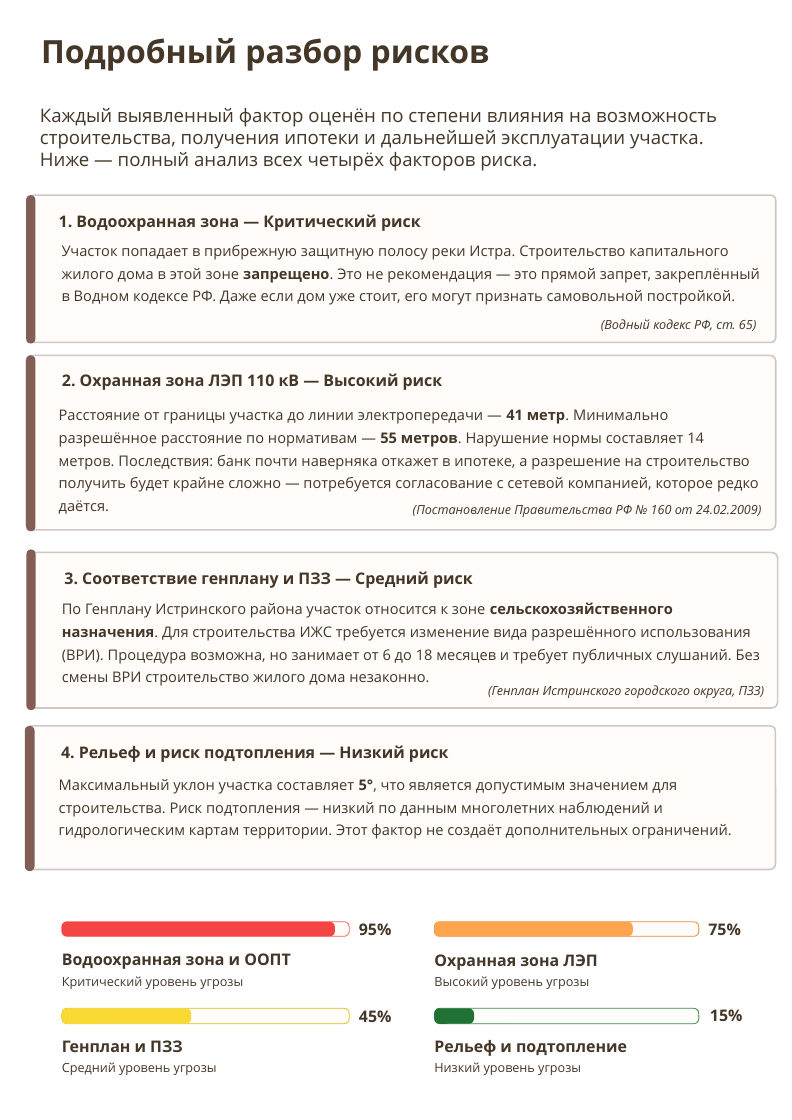
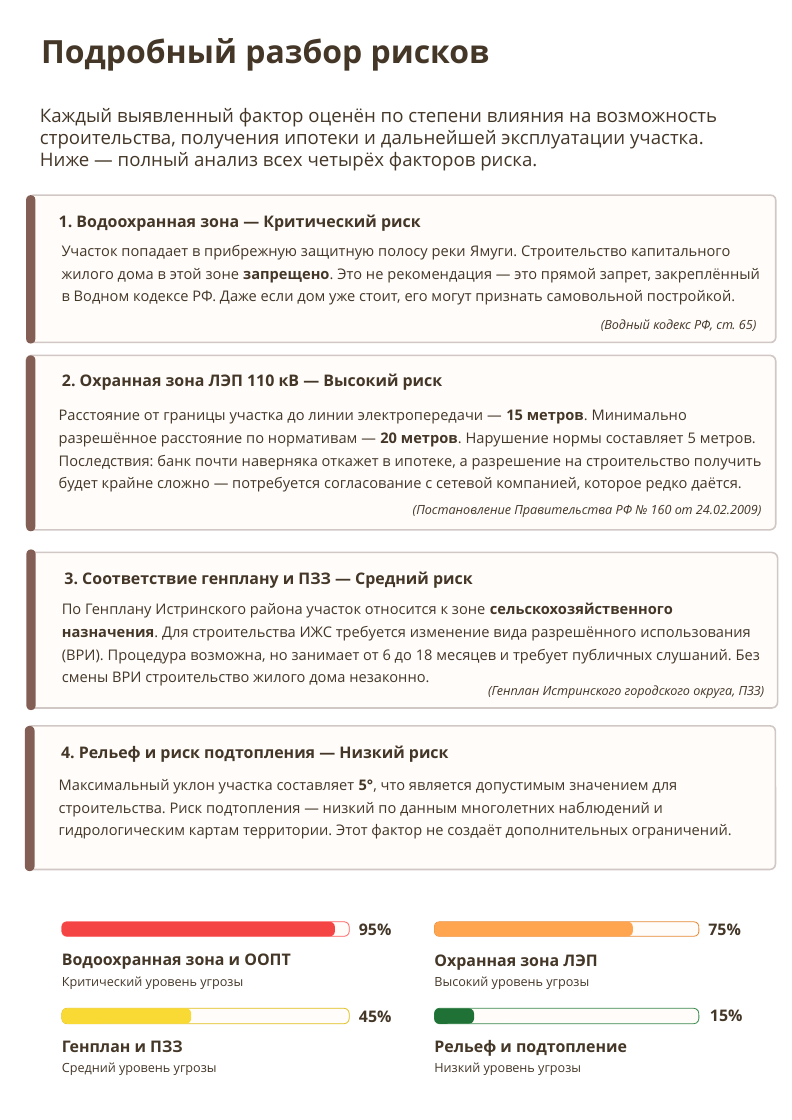
Before and after one commit to kgabba/georisk, a slide deck: slide 3 of отчет.pptx. Drawn at 792x1120 pixels with LibreOffice and Linux fonts; fonts in the diff are those of the drawing. Boxes give left, top, right and bottom in pixels: in the first picture for what was removed or moved away, otherwise in the second. Text is boxed around its words. In the diff, an @@ line names an element or a change of style, - is before the commit and + after.

Commit message:
update pptx

```diff
--- a/отчет.pptx
+++ b/отчет.pptx
@@ text at <box>62,245,760,305</box>: text changed @@
-Участок попадает в прибрежную защитную полосу реки Истра. Строительство капитального жилого дома в этой зоне запрещено. Это не рекомендация — это прямой запрет, закреплённый в Водном кодексе РФ. Даже если дом уже стоит, его могут признать самовольной постройкой.
+Участок попадает в прибрежную защитную полосу реки Ямуги. Строительство капитального жилого дома в этой зоне запрещено. Это не рекомендация — это прямой запрет, закреплённый в Водном кодексе РФ. Даже если дом уже стоит, его могут признать самовольной постройкой.
@@ text at <box>59,409,761,492</box>: text changed @@
-Расстояние от границы участка до линии электропередачи — 41 метр. Минимально разрешённое расстояние по нормативам — 55 метров. Нарушение нормы составляет 14 метров. Последствия: банк почти наверняка откажет в ипотеке, а разрешение на строительство получить будет крайне сложно — потребуется согласование с сетевой компанией, которое редко даётся.
+Расстояние от границы участка до линии электропередачи — 15 метров. Минимально разрешённое расстояние по нормативам — 20 метров. Нарушение нормы составляет 5 метров. Последствия: банк почти наверняка откажет в ипотеке, а разрешение на строительство получить будет крайне сложно — потребуется согласование с сетевой компанией, которое редко даётся.
```
Also in this commit, not shown: 2 other slides changed, 1 slide added, 1 slide removed, 4 other files.
